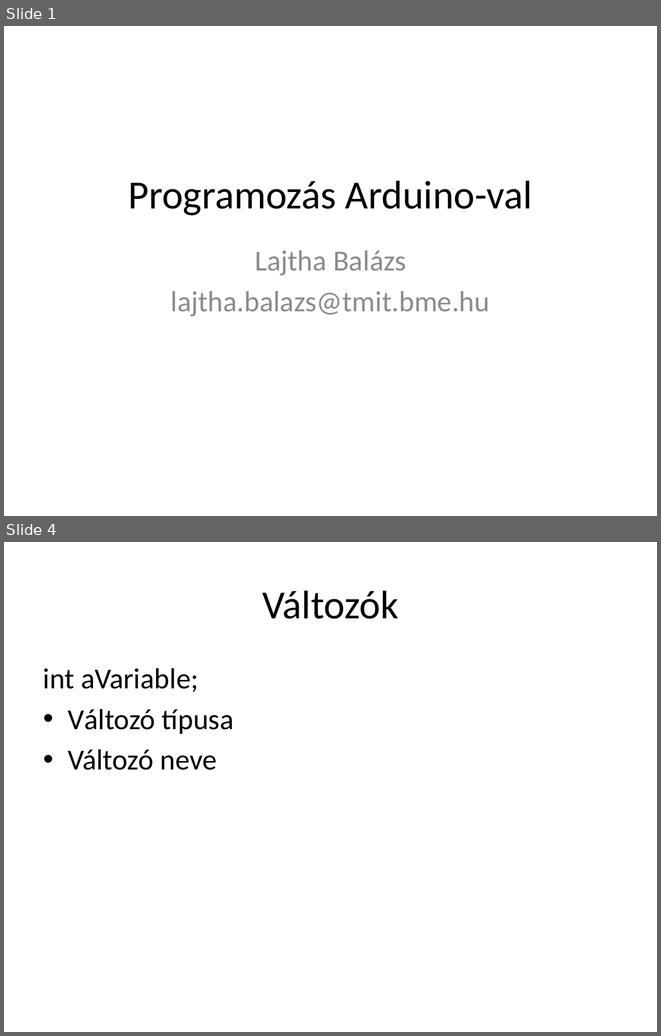
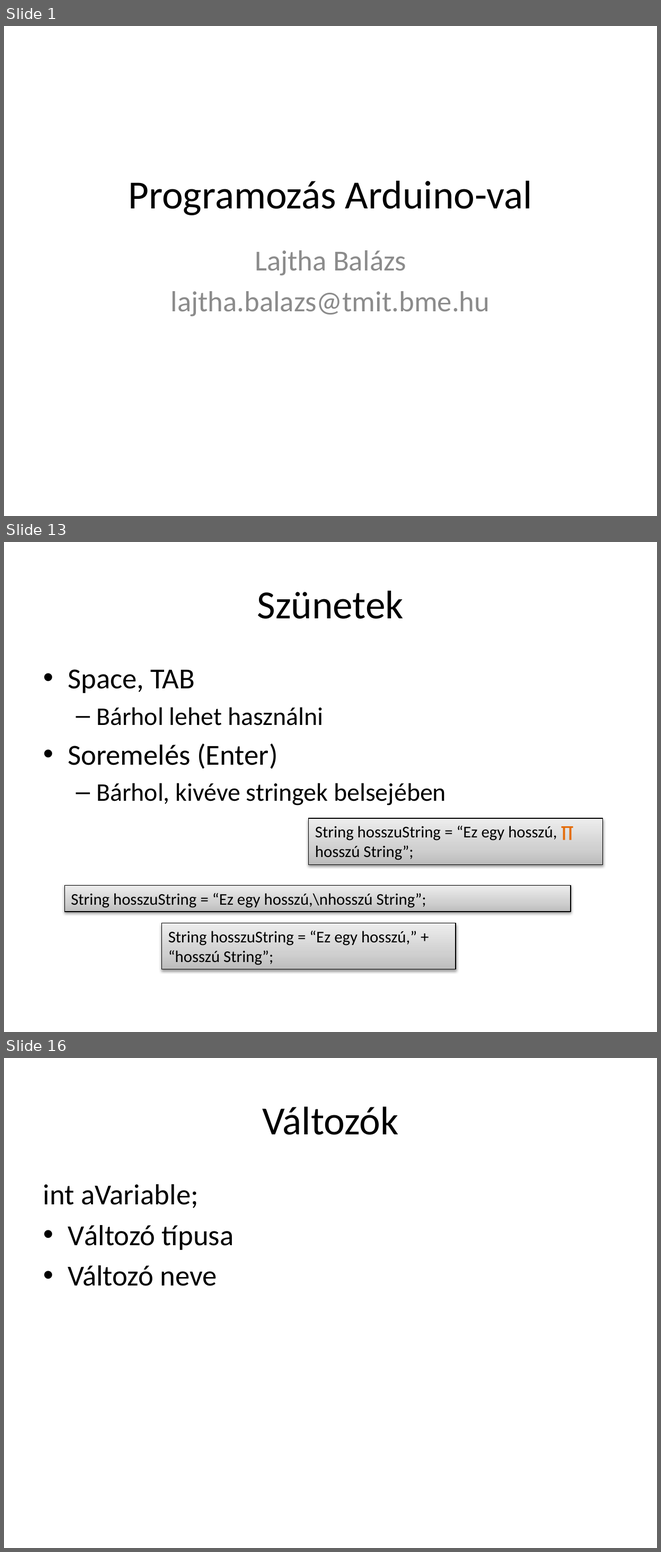
Before and after one commit to lajthabalazs/arduino, a slide deck: class/Arduino-cpp.pptx. Shown one above the other, each under a label of ours: slides 1 and 4 before the commit, slides 1, 13 and 16 after it; the slides between them are not shown. The pictures are 661x1036 and 661x1552 pixels, drawn with LibreOffice and Linux fonts; fonts in the diff are those of the drawing. Boxes give left, top, right and bottom in pixels: in the first picture for what was removed or moved away, otherwise in the second. Text is boxed around its words. In the diff, an @@ line names an element or a change of style, - is before the commit and + after.

```diff
--- a/class/Arduino-cpp.pptx
+++ b/class/Arduino-cpp.pptx
@@ slide 13 added at (4,542,657,1032), background #FFFFFF @@
@@ title added at (257,590,404,619), 44 pt, text #000000 @@
+Szünetek
@@ text added at (68,669,446,805), 28 pt, text #000000 @@
+• Space, TAB
+  – Bárhol lehet használni
+• Soremelés (Enter)
+  – Bárhol, kivéve stringek belsejében
@@ rectangle added at (309,818,603,865), fill gradient #BDBDBD to #D1D1D1 to #EEEEEE, outline #000000 0.75 pt, 18 pt, text #000000 @@
+String hosszuString = “Ez egy hosszú, ∏
+hosszú String”;
@@ rectangle added at (65,885,571,911), fill gradient #BDBDBD to #D1D1D1 to #EEEEEE, outline #000000 0.75 pt, 18 pt, text #000000 @@
+String hosszuString = “Ez egy hosszú,\nhosszú String”;
@@ rectangle added at (162,923,456,969), fill gradient #BDBDBD to #D1D1D1 to #EEEEEE, outline #000000 0.75 pt, 18 pt, text #000000 @@
+String hosszuString = “Ez egy hosszú,” +
+“hosszú String”;
@@ what was slide 4 is now slide 16 @@
```
Also in this commit, not shown: 12 slides changed, 23 other slides added, 1 slide removed, 1 other file.
